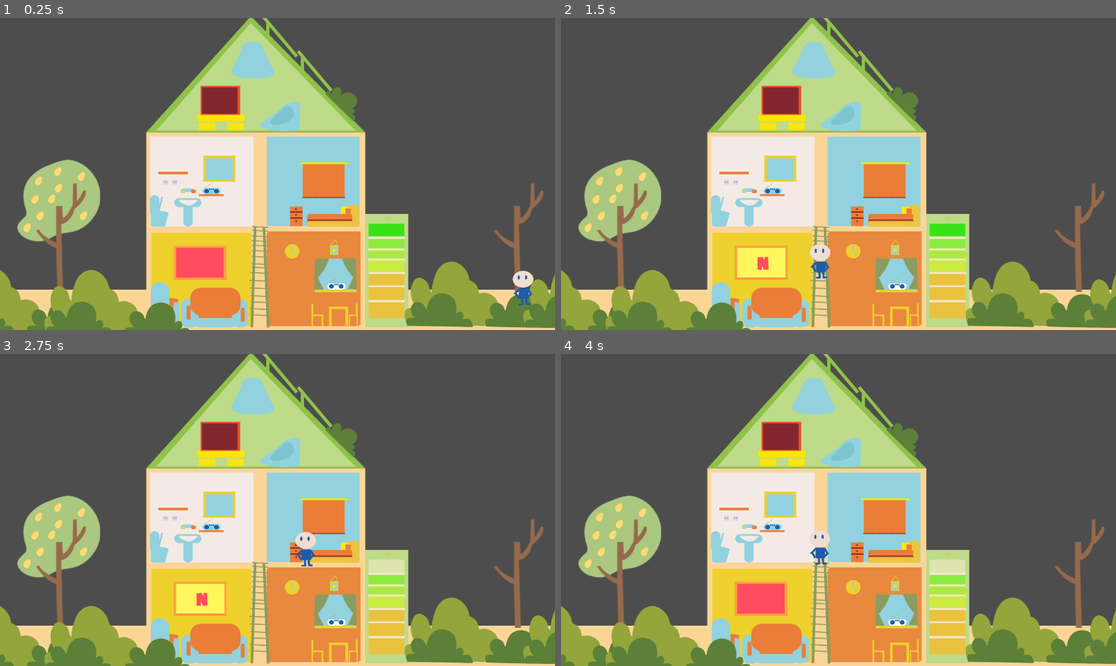
Above: before the commit, frames 1-4 (two rows, left to right).
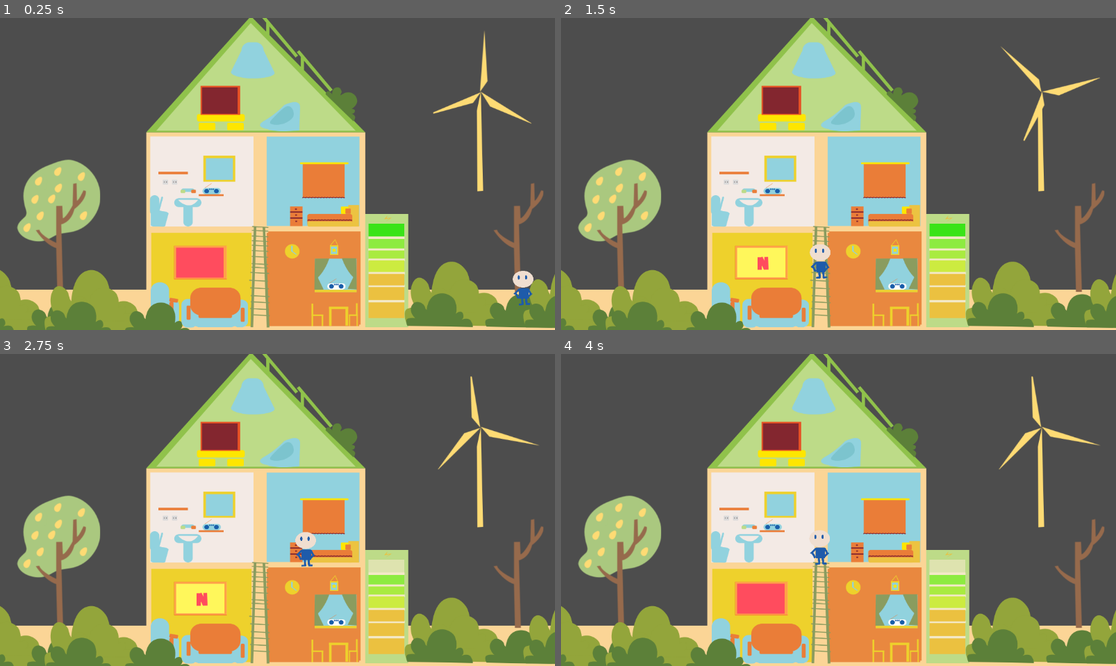
Above: after the commit, the same moments.

Repository: ZweiEuro/CPGJ_25
Game: Godot game, scene res://house_scene.tscn
Same seed, same stepped clock (60 frames per second), same inputs: the game is played once before the commit and once after it. Sound files missing from this copy of the repository are replaced by a short silence.
Inputs (mouse positions are in pixels of both pictures, inside the frame that each line leads up to):
- Up to frame 1 (0.25 s): no input
- Up to frame 2 (1.5 s): click (1066, 111) at 0.52 s; click (1066, 71) at 1.27 s
- Up to frame 3 (2.75 s): click (471, 453) at 2.02 s
- Up to frame 4 (4 s): click (760, 597) at 2.75 s; click (760, 597) at 3.5 s

The runs differ from the first frame. In frame 1, 0.7% of the frame differs, in the area x 77-96%, y 4-56%; in frame 2, 0.7%; in frame 3, 0.7%, in the area x 78-98%, y 7-56%; in frame 4, 0.7%.

Commit message:
finish windmill, charge + energy drain

Diff:
--- a/Globals.gd
+++ b/Globals.gd
@@ -2,7 +2,7 @@
 
 enum Position { kitchen, living_room, bath, level1 ,bedroom, level2, level3, entry, garden, spawn, console, lampl3}
 
-var level1 = [Position.kitchen, Position.living_room, Position.garden, Position.entry, Position.spawn];
+var level1 = [Position.kitchen, Position.living_room, Position.garden, Position.spawn,  Position.entry,];
 var level2 = [Position.bath,Position.bedroom];
 var level3 = [Position.console, Position. lampl3];
 
@@ -29,7 +29,7 @@
 
 	match level:
 		0:
-			return level1[randi_range(0,len(level1)-1)];
+			return level1[randi_range(0,len(level1)-2)]; # do not allow spawn
 		1:
 			return level2[randi_range(0,len(level2)-1)];
 		2:
--- a/house_scene.tscn
+++ b/house_scene.tscn
@@ -9,6 +9,7 @@
 [ext_resource type="PackedScene" uid="uid://ird8d118ncdq" path="res://objects/character/blu.tscn" id="4_mgw7d"]
 [ext_resource type="Texture2D" uid="uid://dmjbwus0553hi" path="res://images/deco/tree_3.svg" id="4_w2oyl"]
 [ext_resource type="AudioStream" uid="uid://c0ok76ry07eeb" path="res://general_sounds/score/music_mainTheme_loopV1.wav" id="9_bulkk"]
+[ext_resource type="PackedScene" uid="uid://cl7iwj6uechb8" path="res://objects/windmill/windmill.tscn" id="10_2ikg6"]
 
 [node name="HouseScene" type="Node2D"]
 
@@ -18,6 +19,11 @@
 texture = ExtResource("2_4o060")
 region_enabled = true
 region_rect = Rect2(374.443, 434.861, 32.6555, 270.574)
+
+[node name="generators" type="Node2D" parent="."]
+
+[node name="windmill" parent="generators" instance=ExtResource("10_2ikg6")]
+position = Vector2(996, 256)
 
 [node name="House" type="Sprite2D" parent="."]
 position = Vector2(531, 322)
--- a/objects/house/battery/battery.gd
+++ b/objects/house/battery/battery.gd
@@ -17,12 +17,26 @@
 	for applicance in $"../appliances".get_children():
 		applicance.power_drained.connect(self.on_power_drained);
 
+	for generator in $"../../generators".get_children():
+		generator.power_gained.connect(self.on_power_gained);
+
 	set_current_level_sprite();
+
 
 
 func on_power_drained():
 	self.charge_percentage -= 10;
 	if(self.charge_percentage <= 0):
 		self.charge_percentage = 0
+	else:
+		$power_drain.play();
+	set_current_level_sprite();
+
+func on_power_gained():
+	self.charge_percentage += 10;
+	if(self.charge_percentage >= 100):
+		self.charge_percentage = 100
+	else:
+		$power_gain.play()
 
 	set_current_level_sprite();
--- a/objects/house/battery/battery.tscn
+++ b/objects/house/battery/battery.tscn
@@ -1,9 +1,19 @@
-[gd_scene load_steps=3 format=3 uid="uid://8iqd2okhe2nf"]
+[gd_scene load_steps=5 format=3 uid="uid://8iqd2okhe2nf"]
 
 [ext_resource type="Texture2D" uid="uid://d24i3htktmtqj" path="res://objects/house/battery/bat-1.svg" id="1_3s1qy"]
 [ext_resource type="Script" uid="uid://c7qg0wjq0k2ig" path="res://objects/house/battery/battery.gd" id="1_xjq3l"]
+[ext_resource type="AudioStream" uid="uid://b24cfnewrjyb2" path="res://objects/windmill/SFX_energyDrain_goesUp_oneShot_V1.wav" id="3_i1ely"]
+[ext_resource type="AudioStream" uid="uid://dh3c1ta7tva3" path="res://objects/windmill/SFX_energyDrain_goesDown_oneShot_V1.wav" id="4_afa00"]
 
 [node name="battery" type="Sprite2D"]
 texture = ExtResource("1_3s1qy")
 centered = false
 script = ExtResource("1_xjq3l")
+
+[node name="power_gain" type="AudioStreamPlayer2D" parent="."]
+stream = ExtResource("3_i1ely")
+volume_db = 20.0
+
+[node name="power_drain" type="AudioStreamPlayer2D" parent="."]
+stream = ExtResource("4_afa00")
+volume_db = 20.0
--- /dev/null
+++ b/objects/windmill/blades.svg
@@ -0,0 +1,12 @@
+<svg width="236" height="244" viewBox="0 0 236 244" fill="none" xmlns="http://www.w3.org/2000/svg">
+<g clip-path="url(#clip0_93_20)">
+<path d="M122.87 139.359L232.168 207.222L141.872 169.708L122.87 139.359Z" fill="#FEDB74"/>
+<path d="M122.319 140.257L3.99609 190.27L106.361 162.238L122.319 140.257Z" fill="#FEDB74"/>
+<path d="M120.865 139.312L130.025 10.9356L136.493 117.101L120.865 139.312Z" fill="#FEDB74"/>
+</g>
+<defs>
+<clipPath id="clip0_93_20">
+<rect width="244" height="191" fill="white" transform="translate(51.1519 285.12) rotate(-105)"/>
+</clipPath>
+</defs>
+</svg>
--- /dev/null
+++ b/objects/windmill/stand.svg
@@ -0,0 +1,3 @@
+<svg width="14" height="208" viewBox="0 0 14 208" fill="none" xmlns="http://www.w3.org/2000/svg">
+<path d="M9.28877 0.129272L0.774902 40.453L1.90983 208L13.8285 206.864L9.85623 39.8852L9.28877 0.129272Z" fill="#FEDB74"/>
+</svg>
--- /dev/null
+++ b/objects/windmill/windmill.gd
@@ -0,0 +1,29 @@
+extends Node2D
+
+
+
+func _ready() -> void:
+	for blade in $blades.get_children():
+		if blade.name == "blade":
+			continue;
+		blade.button_down.connect(self._on_button_down)
+		blade.button_up.connect(self._on_button_up)
+
+var gained_rotation = 0
+var pressed = false;
+
+func _process(delta: float) -> void:
+	if pressed:
+		$blades.look_at(get_global_mouse_position())
+
+	if($blades.rotation - gained_rotation > 2* TAU):
+		gained_rotation += 2*TAU
+		power_gained.emit()
+
+func _on_button_down():
+	self.pressed = true;
+
+func _on_button_up():
+	self.pressed = false;
+
+signal power_gained;
--- /dev/null
+++ b/objects/windmill/windmill.tscn
@@ -0,0 +1,42 @@
+[gd_scene load_steps=4 format=3 uid="uid://cl7iwj6uechb8"]
+
+[ext_resource type="Script" uid="uid://d3yil4o7x50bl" path="res://objects/windmill/windmill.gd" id="1_uaend"]
+[ext_resource type="Texture2D" uid="uid://bnrx8lcng643j" path="res://objects/windmill/stand.svg" id="1_y7bvc"]
+[ext_resource type="Texture2D" uid="uid://di5m6y47wjo6u" path="res://objects/windmill/blades.svg" id="2_uaend"]
+
+[node name="windmill" type="Node2D"]
+script = ExtResource("1_uaend")
+
+[node name="stem" type="Sprite2D" parent="."]
+texture = ExtResource("1_y7bvc")
+
+[node name="blades" type="Node2D" parent="."]
+position = Vector2(2, -103)
+
+[node name="blade" type="Sprite2D" parent="blades"]
+texture = ExtResource("2_uaend")
+offset = Vector2(-4.54, -16.89)
+
+[node name="Button" type="Button" parent="blades"]
+self_modulate = Color(1, 1, 1, 0)
+offset_left = 1.71562
+offset_top = -1.97205
+offset_right = 128.716
+offset_bottom = 14.0279
+rotation = 0.560251
+
+[node name="Button2" type="Button" parent="blades"]
+self_modulate = Color(1, 1, 1, 0)
+offset_left = 15.7156
+offset_top = -126.972
+offset_right = 142.716
+offset_bottom = -110.972
+rotation = 1.57254
+
+[node name="Button3" type="Button" parent="blades"]
+self_modulate = Color(1, 1, 1, 0)
+offset_left = 5.71562
+offset_top = 16.0279
+offset_right = 113.716
+offset_bottom = 33.0279
+rotation = 2.76635
Not shown: 1 places in house_scene.tscn that only renumber resources
Not shown, added: objects/windmill/SFX_energyDrain_goesDown_oneShot_V1.wav.import
Not shown, added: objects/windmill/SFX_energyDrain_goesUp_oneShot_V1.wav.import
Not shown, added: objects/windmill/blades.svg.import
Not shown, added: objects/windmill/stand.svg.import
Not shown, added: objects/windmill/windmill.gd.uid
Not shown, added: Untitled-2-14_1.ogv
Not shown, added: objects/windmill/SFX_energyDrain_goesDown_oneShot_V1.wav
Not shown, added: objects/windmill/SFX_energyDrain_goesUp_oneShot_V1.wav
